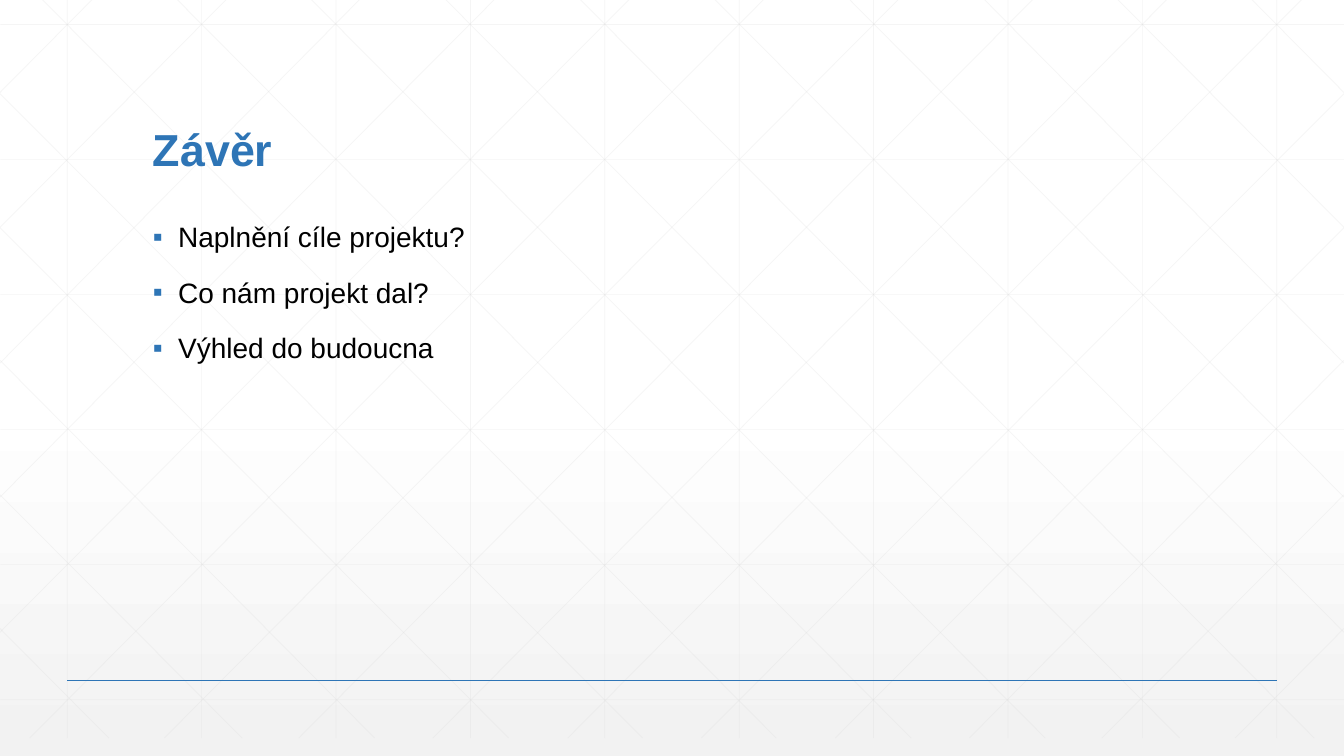
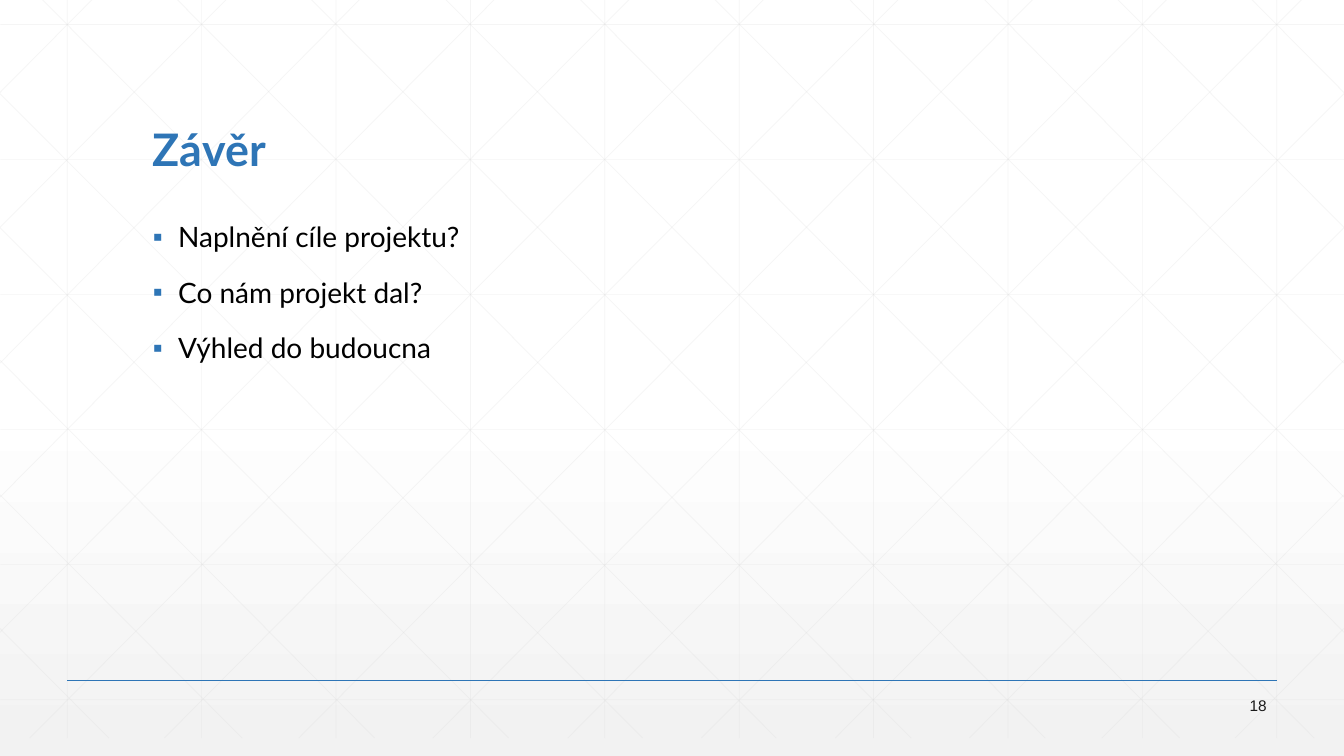
Before and after one commit to MetrKolben/MatKap, a slide deck: slide 18 of MatKap.pptx. Drawn at 1344x756 pixels with LibreOffice and Linux fonts; fonts in the diff are those of the drawing. Boxes give left, top, right and bottom in pixels: in the first picture for what was removed or moved away, otherwise in the second. Text is boxed around its words. In the diff, an @@ line names an element or a change of style, - is before the commit and + after.

```diff
--- a/MatKap.pptx
+++ b/MatKap.pptx
@@ title "Závěr" at (153, 133, 266, 167): font Arial to Lato @@
@@ text "Naplnění cíle projektu?" at (178, 226, 459, 363): font Arial to Lato @@
@@ page number added at (1250, 700, 1267, 711), 11 pt, text #1A1A1A @@
+18
```
Also in this commit, not shown: 18 other slides changed.
